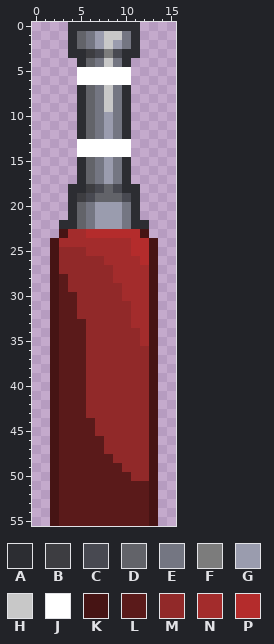
Two states of a pixel-art sprite, Assets/World/NetPole.png. The picture above is the old version.
The file is 16x56 pixels. Colours within 5 levels of each other are drawn and written as one.
Palette (. is transparent): A #2c2d32  B #3d3d41  C #484951  D #626369  E #747682  F #7c7c7c  G #9a9cae  H #c8c8c8  J #ffffff  K #461414  L #5a1a1a  M #912929  N #a32c2c  P #b42c2c
Once edited:
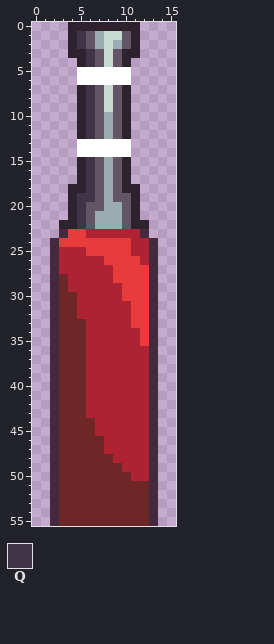
Colours new in this view: Q #3e3546
What changed:
colour A: #2c2d32 -> #2e222f
colour E: #747682 -> #625565
colour G: #9a9cae -> #9babb2
colour H: #c8c8c8 -> #c7dcd0
colour K: #461414 -> #45293f
colour L: #5a1a1a -> #6e2727
colour M: #912929 -> #ae2334
colour N: #a32c2c -> #e83b3b
y 1..2: x 5 D -> Q
y 3: x 6..9 BCFC -> QEHE
y 4: x 6 D -> Q
y 7..12: x 6 D -> Q
y 15..17: x 6 D -> Q
y 18: x 6..9 BCDC -> QEGE
y 19: x 5..10 BCDDDC -> QQEGEE
y 20: x 5 D -> Q; x 7 G -> E
y 21..22: x 5 D -> Q
y 23: x 6..11 PPPPPP -> MMMMMM
y 24..25: x 11..12 PP -> MM
y 26: x 12 P -> M
